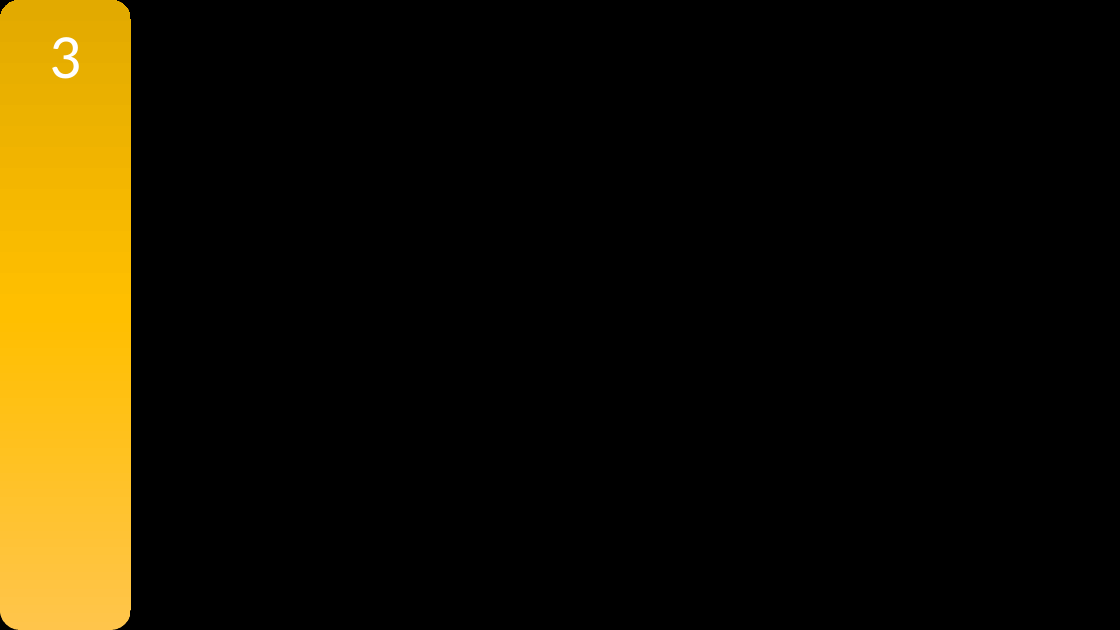
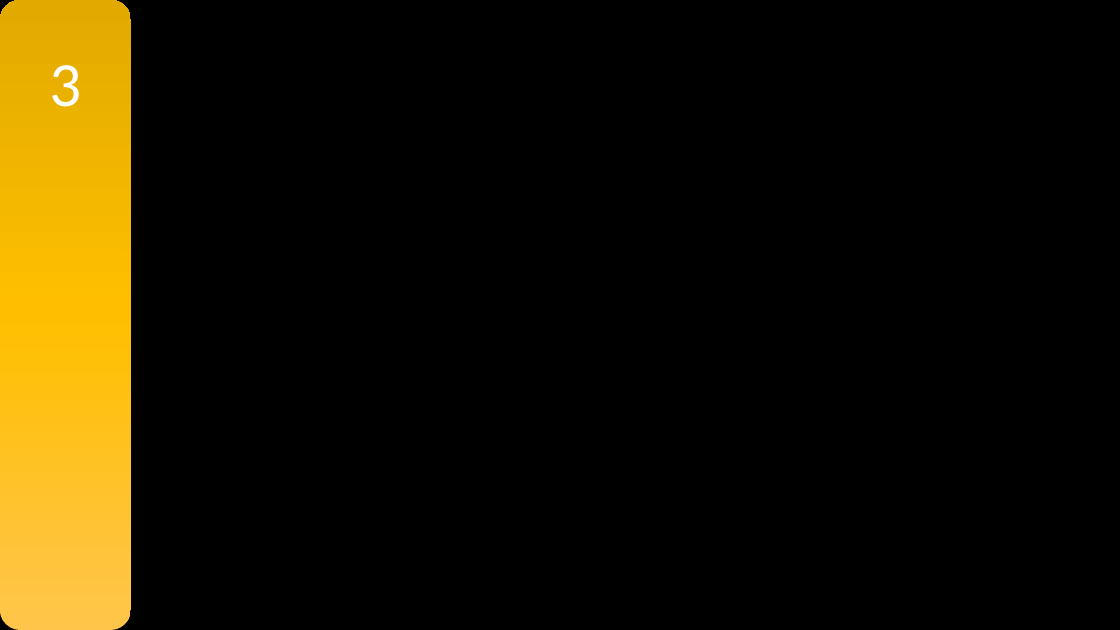
Before and after one commit to Erez-Atir/Kahoot, a slide deck: slide 3 of Server/files/winners.pptx. Drawn at 1120x630 pixels with LibreOffice and Linux fonts; fonts in the diff are those of the drawing. Boxes give left, top, right and bottom in pixels: in the first picture for what was removed or moved away, otherwise in the second. Text is boxed around its words. In the diff, an @@ line names an element or a change of style, - is before the commit and + after.

```diff
--- a/Server/files/winners.pptx
+++ b/Server/files/winners.pptx
@@ text "3" moved from (x1=49, y1=37, x2=81, y2=79) to (x1=49, y1=65, x2=81, y2=107) @@
```
Also in this commit, not shown: 2 other slides changed, 7 other files.
